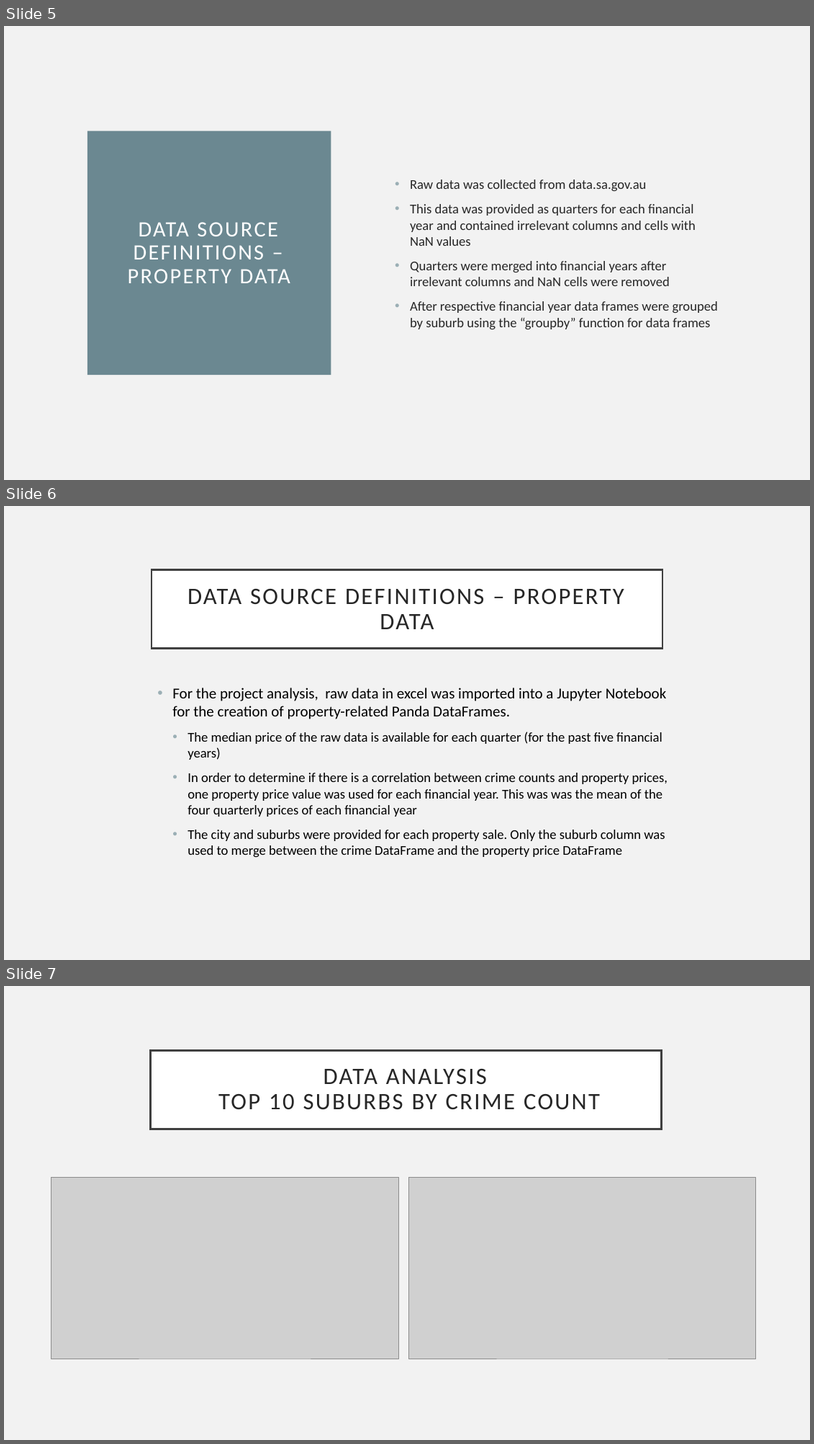
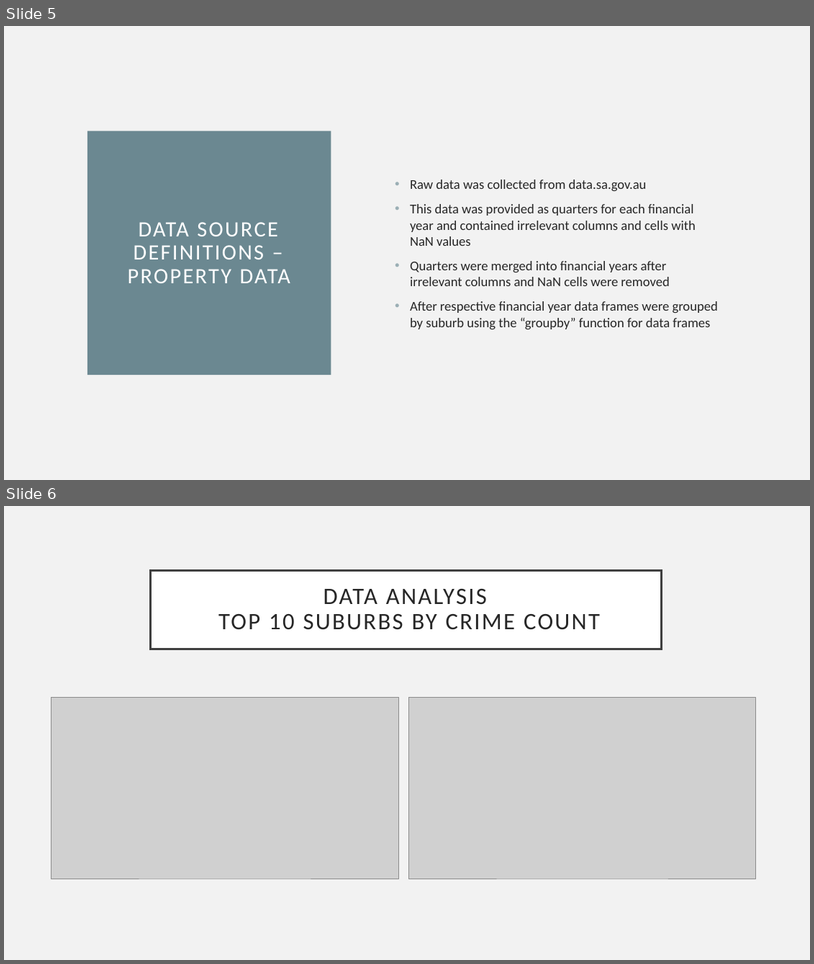
Before and after one commit to Sprettle/Chevrolet-Chilis, a slide deck: Project 1 Presentation.pptx. Shown one above the other, each under a label of ours: slides 5, 6 and 7 before the commit, slides 5 and 6 after it. The pictures are 814x1444 and 814x964 pixels, drawn with LibreOffice and Linux fonts; fonts in the diff are those of the drawing; grey boxes stand for pictures. Boxes give left, top, right and bottom in pixels: in the first picture for what was removed or moved away, otherwise in the second. Text is boxed around its words. In the diff, an @@ line names an element or a change of style, - is before the commit and + after.

```diff
--- a/Project 1 Presentation.pptx
+++ b/Project 1 Presentation.pptx
@@ slide 6 removed at bbox=[4, 506, 810, 960], background #F2F2F2 @@
@@ title removed at bbox=[152, 569, 663, 648] @@
-DATA SOURCE DEFINITIONS – PROPERTY DATA
@@ text removed at bbox=[172, 687, 669, 857] @@
-• For the project analysis, raw data in excel was imported into a Jupyter Notebook for the creation of property-related Panda DataFrames.
-  • The median price of the raw data is available for each quarter (for the past five financial years)
-  • In order to determine if there is a correlation between crime counts and property prices, one property price value was used for each financial year. This was was the mean of the four quarterly prices of each financial year
-  • The city and suburbs were provided for each property sale. Only the suburb column was used to merge between the crime DataFrame and the property price DataFrame
@@ what was slide 7 is now slide 6 @@
```
Also in this commit, not shown: 8 slides changed, 1 other file.
